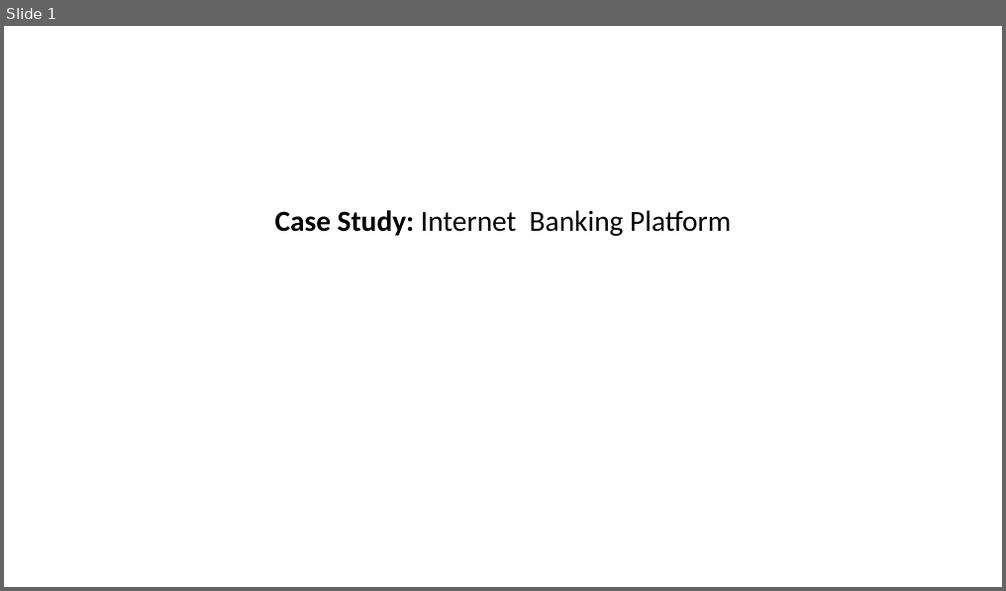
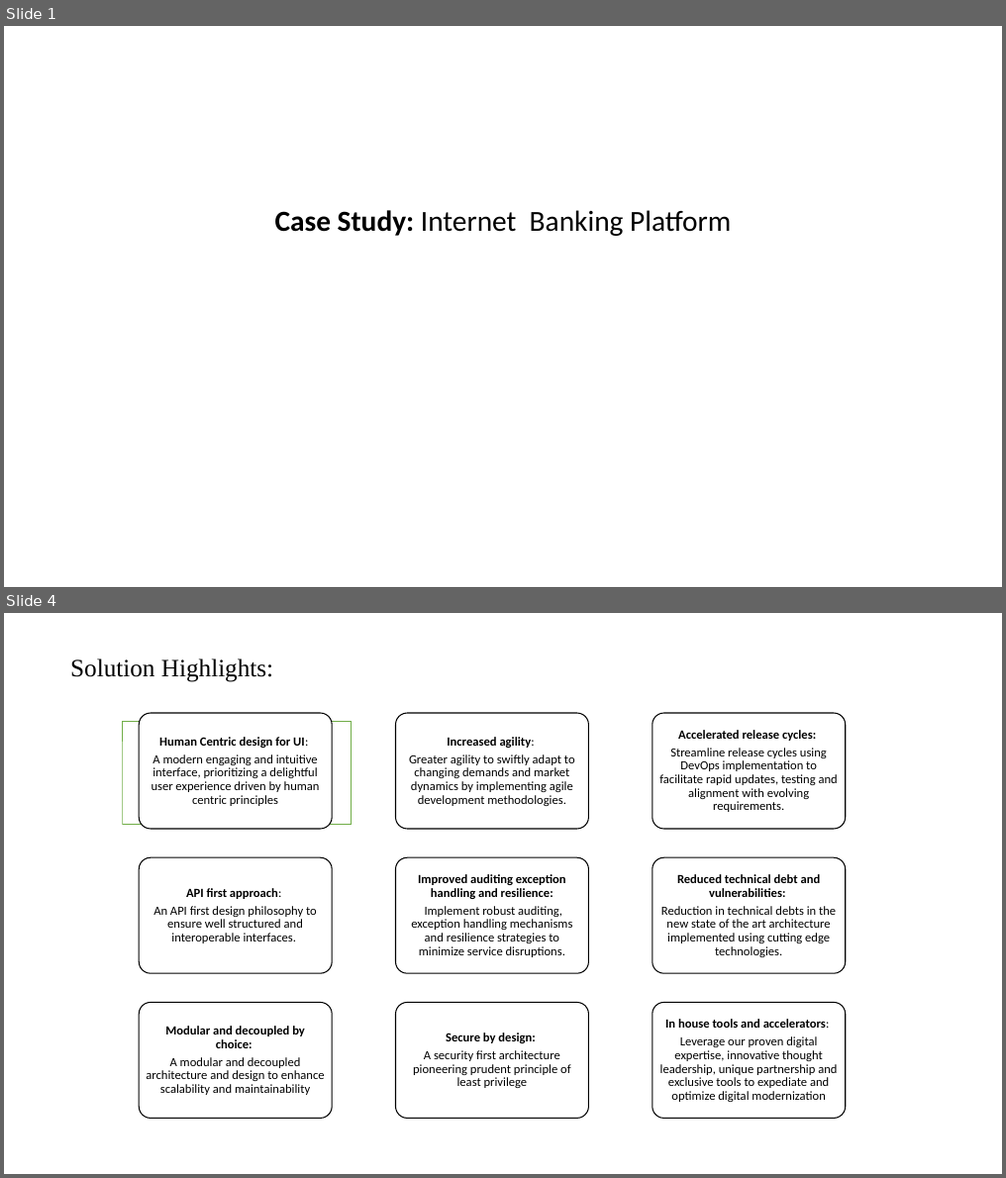
Before and after one commit to itsmeneeraj/alpha, a slide deck: Study - Note.pptx. Shown one above the other, each under a label of ours: slide 1 before the commit, slides 1 and 4 after it; the slides between them are not shown. The pictures are 1006x591 and 1006x1178 pixels, drawn with LibreOffice and Linux fonts; fonts in the diff are those of the drawing. Boxes give left, top, right and bottom in pixels: in the first picture for what was removed or moved away, otherwise in the second. Text is boxed around its words. In the diff, an @@ line names an element or a change of style, - is before the commit and + after.

```diff
--- a/Study - Note.pptx
+++ b/Study - Note.pptx
@@ slide 4 added at [4, 613, 1002, 1174], background #FFFFFF @@
@@ text added at [70, 659, 273, 682], 24 pt, text #000000 @@
+Solution Highlights:
@@ rectangle added at [122, 722, 350, 825], fill #FFFFFF, outline #70AD47 1 pt @@
@@ group added at [105, 713, 846, 1118]: 9 rounded rectangles, 9 texts, 8 rectangles @@
+Human Centric design for UI:
+A modern engaging and intuitive interface, prioritizing a delightful user experience driven by human centric principles
+API first approach:
+An API first design philosophy to ensure well structured and interoperable interfaces.
+Modular and decoupled by choice:
+A modular and decoupled architecture and design to enhance scalability and maintainability
+Secure by design:
+A security first architecture pioneering prudent principle of least privilege
+Improved auditing exception handling and resilience:
+Implement robust auditing, exception handling mechanisms and resilience strategies to minimize service disruptions.
+Increased agility:
+Greater agility to swiftly adapt to changing demands and market dynamics by implementing agile development methodologies.
+Accelerated release cycles:
+Streamline release cycles using DevOps implementation to facilitate rapid updates, testing and alignment with evolving requirements.
+Reduced technical debt and vulnerabilities:
+Reduction in technical debts in the new state of the art architecture implemented using cutting edge technologies.
+In house tools and accelerators:
+Leverage our proven digital expertise, innovative thought leadership, unique partnership and exclusive tools to expediate and optimize digital modernization
```
Also in this commit, not shown: 6 slides changed, 5 other slides added, 2 slides removed, 1 other file.
